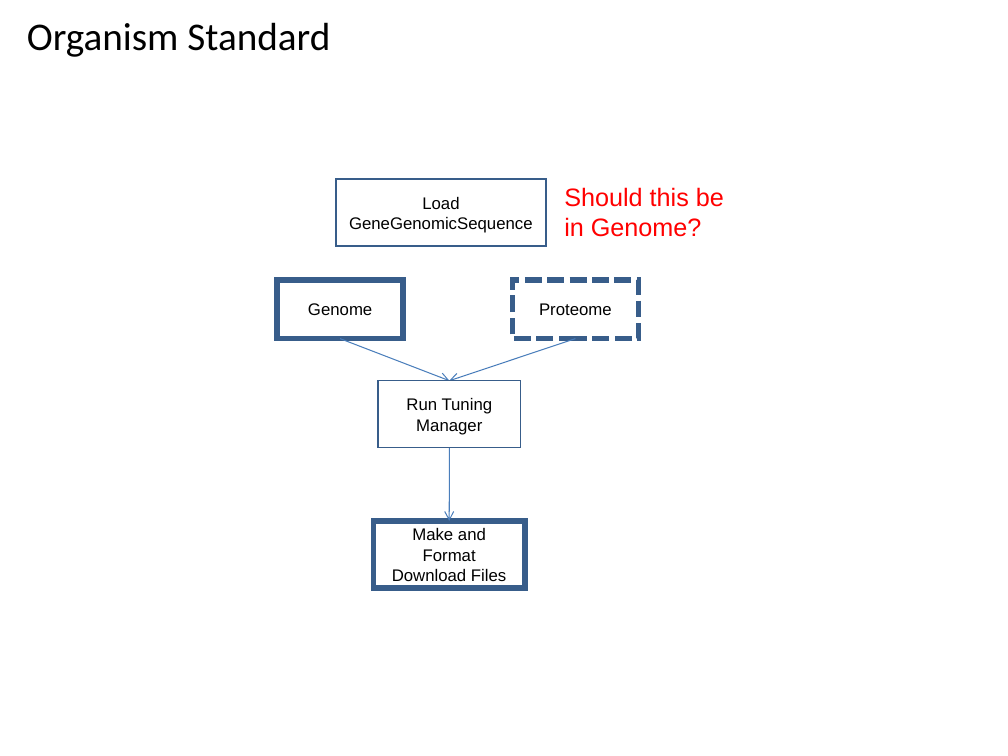
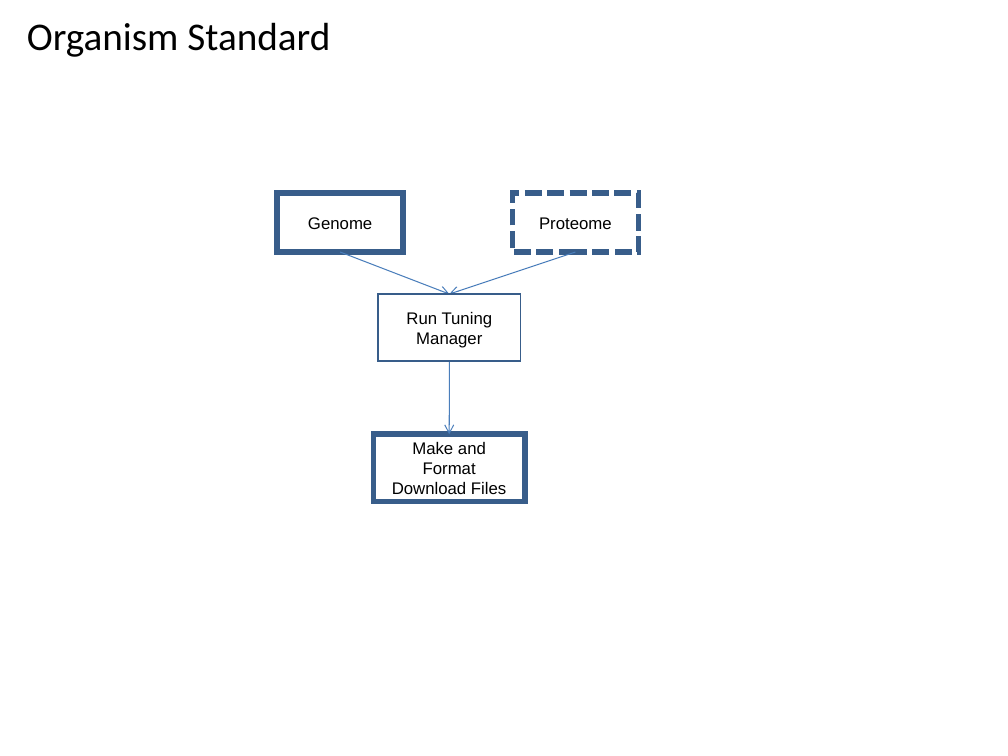
Before and after one commit to VEuPathDB/ApiCommonWorkflow, a slide deck: slide 7 of Main/doc/IntegratedWorkflow.ppt. Drawn at 1008x756 pixels with LibreOffice and Linux fonts; fonts in the diff are those of the drawing. Boxes give left, top, right and bottom in pixels: in the first picture for what was removed or moved away, otherwise in the second. Text is boxed around its words. In the diff, an @@ line names an element or a change of style, - is before the commit and + after.

```diff
--- a/Main/doc/IntegratedWorkflow.ppt
+++ b/Main/doc/IntegratedWorkflow.ppt
@@ rectangle removed at (x1=336, y1=179, x2=545, y2=247) @@
-Load GeneGenomicSequence
@@ text removed at (x1=564, y1=187, x2=724, y2=237) @@
-Should this be in Genome?
@@ 4 rectangles, 3 arrows moved together from (x1=277, y1=280, x2=638, y2=589) to (x1=277, y1=194, x2=638, y2=502) @@
```
Also in this commit, not shown: 8 other slides changed, 1 slide added, 2 slides removed.
